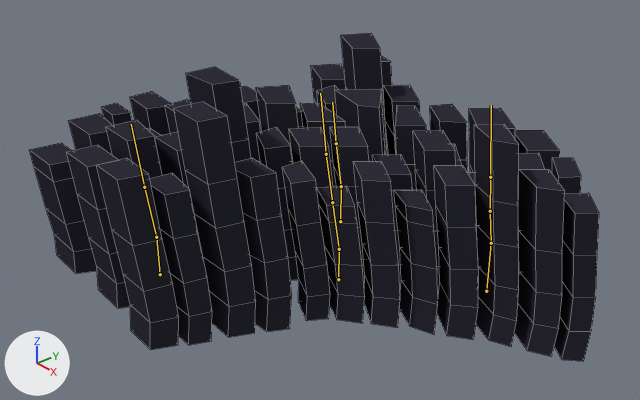
Two versions of the Blender file app/models/races/bulrushes.blend, one commit apart.
Before and after are seen from a 50 mm camera at (1.716, -1.491, 1.494) aimed at (0.124, -0.091, 0.426). The axes (+X, +Y, +Z) are drawn at lower left. The lights are the same throughout. Both versions are drawn at frame 48 of the action 'idle'; the numbers are the values there. The bones that bend it are drawn over the model as lines. Mesh edges are drawn as thin lines.

Objects in the first picture: 'bulrushes'.
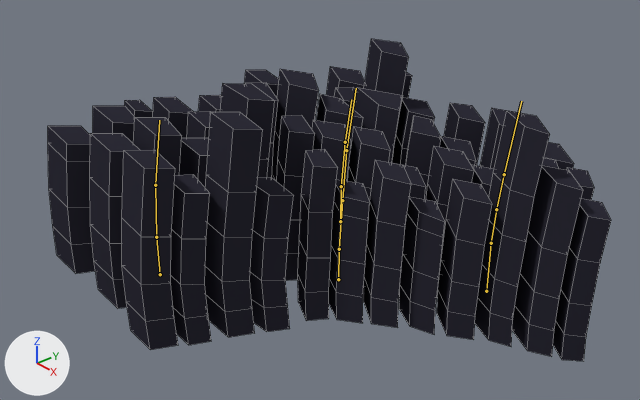
Commit message: Fix bulrushesMesh been file (only 60 frames of animation)

Boxes (x1, y1, x2, y2) around the edits, measured in the pictures (640 x 400 px):
'bulrushes', posed
    before: (29, 33, 599, 361)
    after: (48, 39, 611, 361)
bone 'front02', root to tip
    before: (339, 249) to (332, 202)
    after: (339, 249) to (342, 200)
bone 'front04', root to tip
    before: (326, 154) to (320, 93)
    after: (346, 150) to (356, 88)
bone 'right02', root to tip
    before: (491, 243) to (490, 211)
    after: (491, 243) to (496, 209)
bone 'right04', root to tip
    before: (490, 177) to (491, 105)
    after: (504, 174) to (521, 101)
bone 'left02', root to tip
    before: (156, 237) to (144, 187)
    after: (156, 237) to (155, 185)
bone 'left03', root to tip
    before: (144, 187) to (131, 124)
    after: (155, 185) to (159, 120)
bone 'back02', root to tip
    before: (341, 186) to (336, 143)
    after: (341, 186) to (345, 142)
bone 'back03', root to tip
    before: (336, 143) to (332, 102)
    after: (345, 142) to (351, 99)

The edits, one by one:
Bone 'front02' (bone_front02) moves from (0.006, 0.001, 0.002) to (-0.004, 0.0, -0.001).
Bone 'front02' (bone_front02) turns from (-3, 1, 7) to (1, 0, -4) degrees about its own x, y and z.
Bone 'front04' (bone_front04) moves from (-0.001, 0.0, 0.0) to (-0.002, -0.001, -0.001).
Bone 'front04' (bone_front04) turns from (0, 0, 1) to (-1, 0, 3) degrees about its own x, y and z.
Bone 'right02' (bone_right02) moves from (-0.004, 0.05, -0.003) to (0.0, -0.027, 0.006).
Bone 'right02' (bone_right02) turns from (7, 1, 3) to (-4, 0, -1) degrees about its own x, y and z.
Bone 'right04' (bone_right04) moves from (0.002, -0.009, 0.0) to (0.002, -0.023, -0.002).
Bone 'right04' (bone_right04) turns from (0, 0, 1) to (-1, 0, 3) degrees about its own x, y and z.
Bone 'left02' (bone_left02) moves from (0.005, -0.06, 0.002) to (-0.001, 0.033, -0.006).
Bone 'left02' (bone_left02) turns from (7, 1, 3) to (-4, 0, -1) degrees about its own x, y and z.
Bone 'left03' (bone_left03) moves from (-0.001, 0.011, 0.001) to (0.001, 0.028, 0.004).
Bone 'left03' (bone_left03) turns from (0, 0, 1) to (-1, 0, 3) degrees about its own x, y and z.
Bone 'back02' (bone_back02) moves from (-0.004, 0.009, 0.008) to (0.002, -0.006, -0.003).
Bone 'back02' (bone_back02) turns from (7, 1, 3) to (-4, 0, -1) degrees about its own x, y and z.
Bone 'back03' (bone_back03) moves from (0.0, -0.002, 0.0) to (0.0, -0.004, -0.001).
Bone 'back03' (bone_back03) turns from (0, 0, 1) to (-1, 0, 3) degrees about its own x, y and z.
